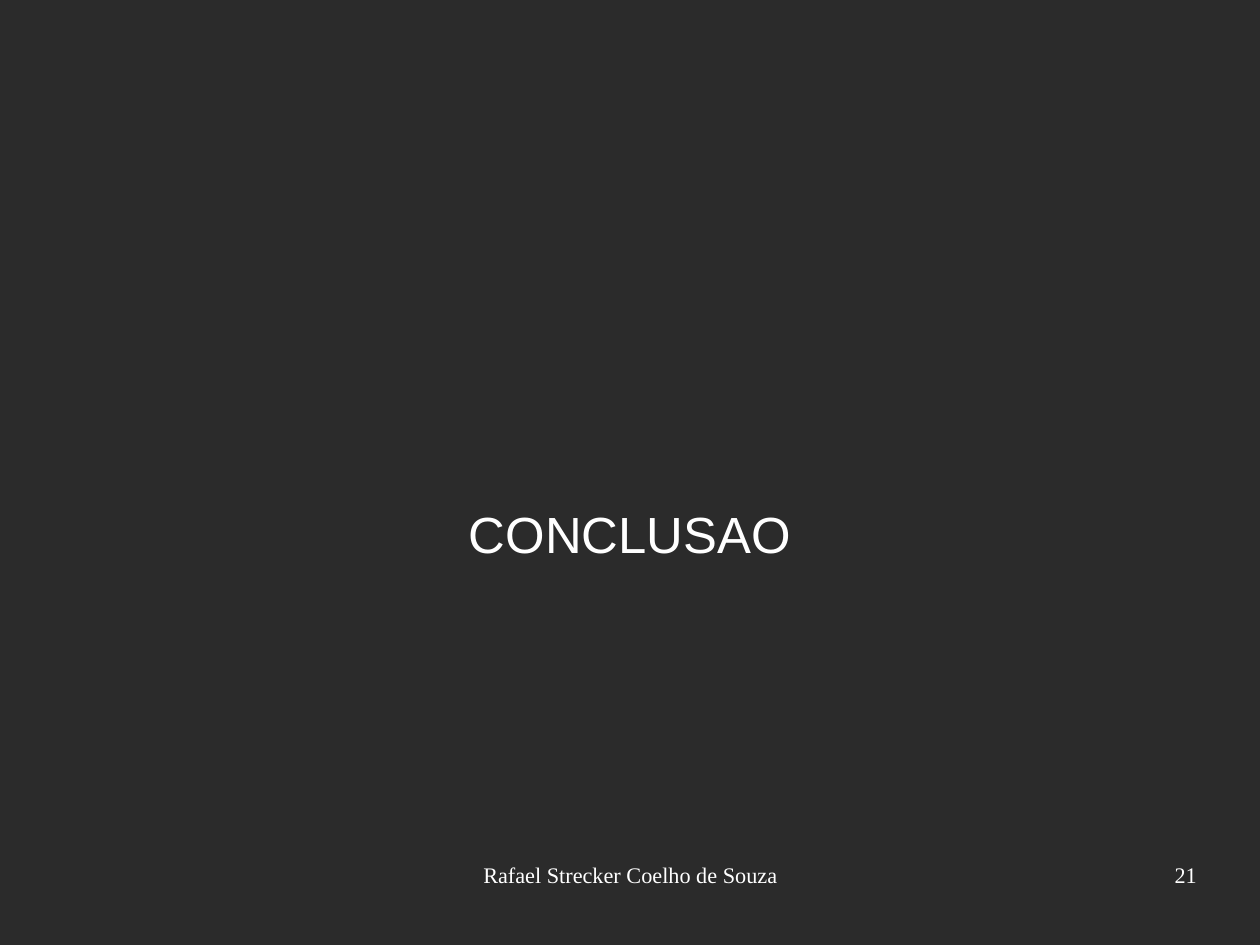
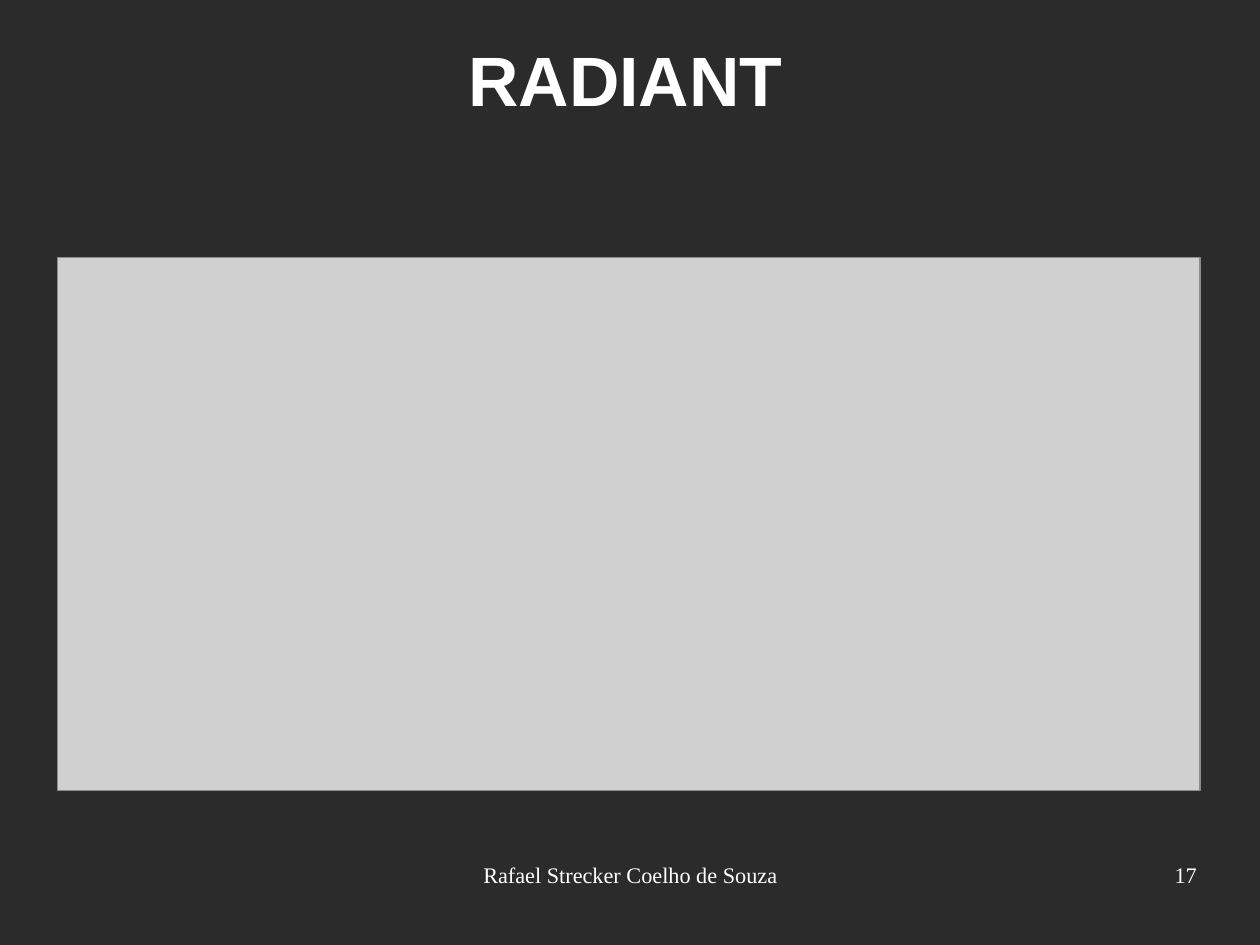
Before and after one commit to rafaelsouza/tcc, a slide deck: slide 17 of apresentacao/draft_apresentacao.odp (slide 21 before the commit). Drawn at 1260x945 pixels with LibreOffice and Linux fonts; fonts in the diff are those of the drawing; grey boxes stand for pictures; background and template pictures are left out; a plain dark background stands for a picture behind light text. Boxes give left, top, right and bottom in pixels: in the first picture for what was removed or moved away, otherwise in the second. Text is boxed around its words. In the diff, an @@ line names an element or a change of style, - is before the commit and + after.

```diff
--- a/apresentacao/draft_apresentacao.odp
+++ b/apresentacao/draft_apresentacao.odp
@@ title added at <box>468,58,782,106</box>, 44 pt, text #FFFFFF, bold @@
+RADIANT
@@ picture added at <box>57,257,1201,790</box> @@
@@ subtitle removed at <box>469,517,791,554</box> @@
-CONCLUSAO
@@ page number at <box>1175,868,1197,883</box>: text changed @@
-21
+17
```
Also in this commit, not shown: 10 other slides changed, 6 slides added, 9 other files.
